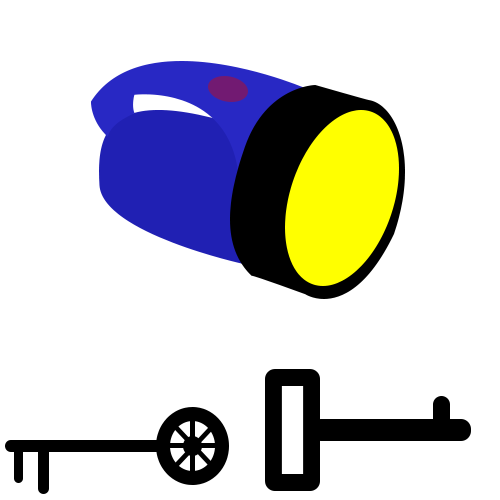
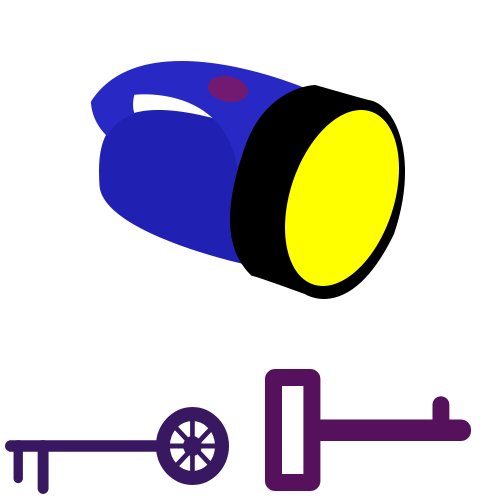
Two versions of the same layered image (500 x 500). Layer-by-layer changes:
painted on "Rounded Rectangle 6" over bbox(433, 396, 450, 441)
painted on "Rounded Rectangle 5" over bbox(311, 419, 471, 441)
painted on "Rounded Rectangle 4" over bbox(265, 369, 320, 491)
painted on "Ellipse 2" over bbox(183, 436, 202, 456)
painted on "Rounded Rectangle 7" (1st of 4, in "chave 1") over bbox(170, 424, 215, 472)
painted on "Rounded Rectangle 7" (2nd of 4, in "chave 1") over bbox(170, 421, 215, 469)
painted on "Rounded Rectangle 7" (3rd of 4, in "chave 1") over bbox(164, 443, 226, 448)
painted on "Rounded Rectangle 7" (4th of 4, in "chave 1") over bbox(190, 413, 195, 479)
painted on "Ellipse 1" over bbox(156, 407, 229, 485)
painted on "Rounded Rectangle 3" over bbox(14, 440, 23, 483)
painted on "Rounded Rectangle 2" over bbox(38, 440, 49, 494)
painted on "Rounded Rectangle 1" over bbox(5, 440, 164, 452)
